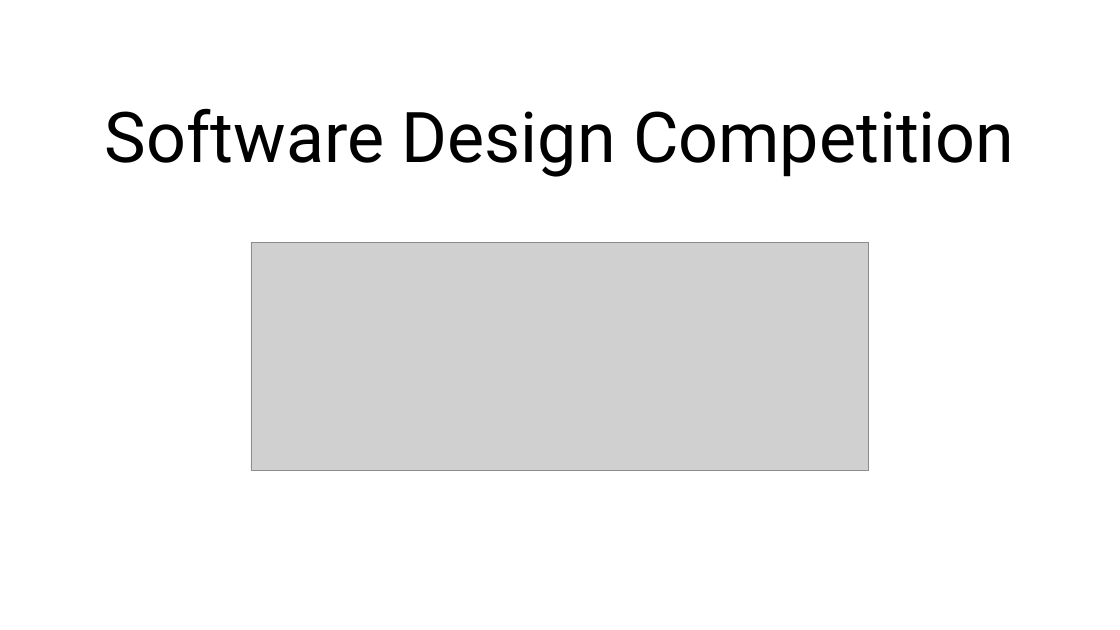
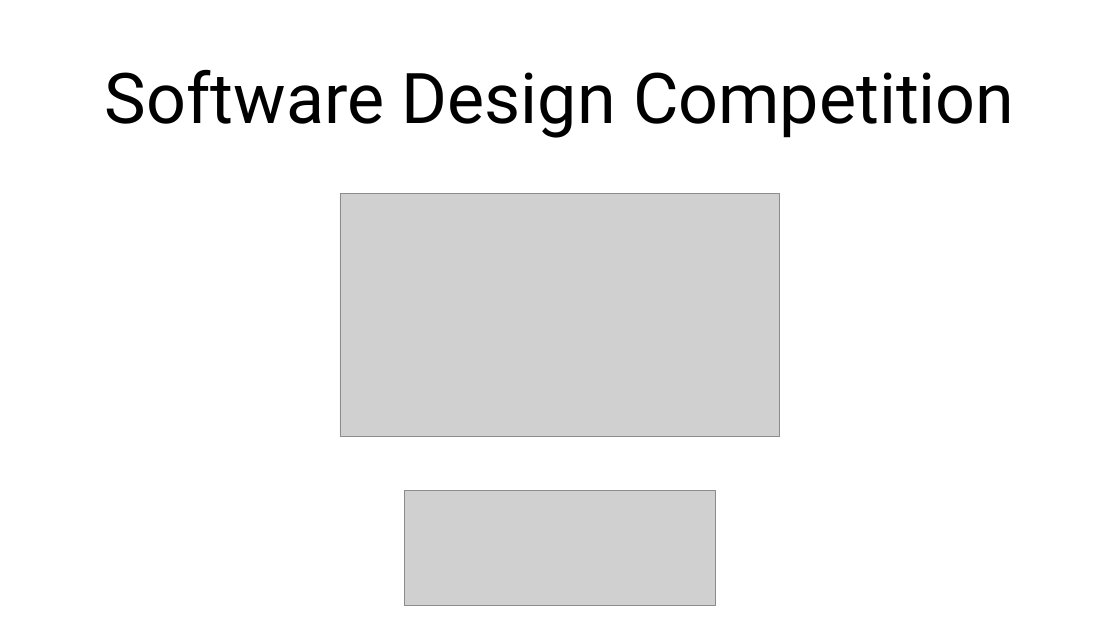
Before and after one commit to stealth-devs/Stealth-SDC-Sem6, a slide deck: slide 1 of Stealth_Software_Design_Competition.pptx. Drawn at 1120x630 pixels with LibreOffice and Linux fonts; fonts in the diff are those of the drawing; grey boxes stand for pictures. Boxes give left, top, right and bottom in pixels: in the first picture for what was removed or moved away, otherwise in the second. Text is boxed around its words. In the diff, an @@ line names an element or a change of style, - is before the commit and + after.

Commit message:
Slide Update

```diff
--- a/Stealth_Software_Design_Competition.pptx
+++ b/Stealth_Software_Design_Competition.pptx
@@ title "Software Design Competition" moved from (x1=105, y1=108, x2=1014, y2=177) to (x1=105, y1=69, x2=1014, y2=138) @@
@@ picture added at (x1=340, y1=193, x2=781, y2=437) @@
@@ picture resized from (x1=251, y1=243, x2=870, y2=471) to (x1=404, y1=491, x2=716, y2=606) @@
```
Also in this commit, not shown: 1 slide added.
